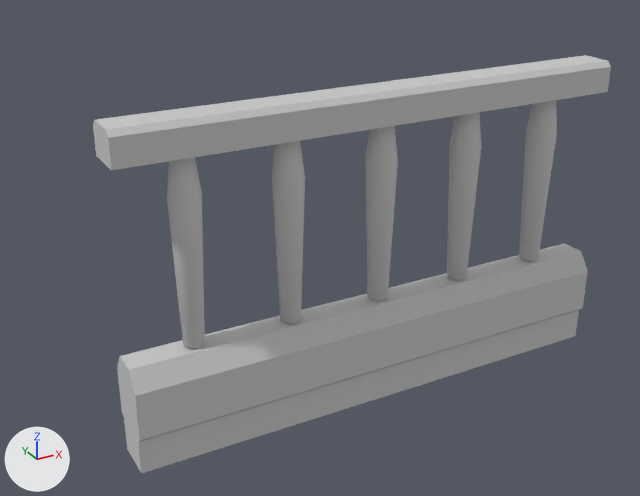
The FBX model Magic Library/Assets/Assets/Art/Meshes/MezzanineWalkway_Fence_LOD01.FBX, before and after one commit.
Rendered twice from a 50 mm camera at (-1.66, -2.57, 1.94) aimed at (-0.04, 0.39, 0.46). Arrows for +X, +Y and +Z are at lower left; the lights stay in place. Where no turn or scale is listed for an object, it has been applied to the vertices.

Names of what the first picture shows: 'MezzanineWalkway_Fence_LOD01'.
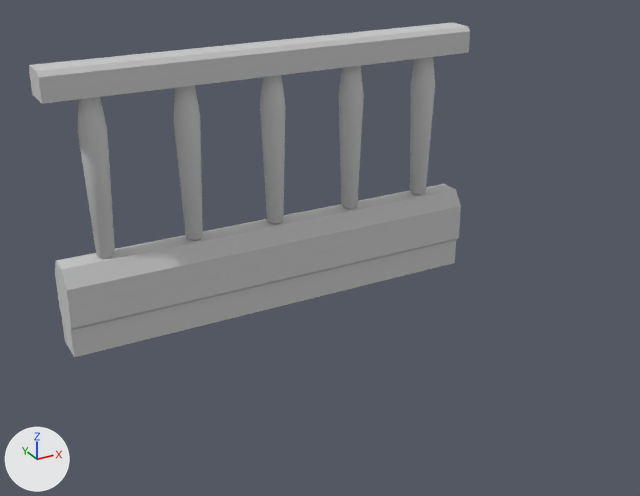
Commit message: added new mezzanine models.

What differs and where, as boxes [x1, y1, x2, y2] in the pictures (640 x 496 px; the box of a moved part takes in the faces that stretch with it):
'MezzanineWalkway_Fence_LOD01', reshaped, moved (15% narrower, 20% shorter): before [93, 55, 611, 473]; after [29, 22, 470, 357]
part 1 of me_mesh, moved or reshaped: before [519, 100, 557, 262]; after [410, 57, 435, 195]
part 2 of me_mesh, moved or reshaped: before [447, 112, 481, 280]; after [339, 66, 364, 209]
part 3 of me_mesh, moved or reshaped: before [272, 141, 305, 324]; after [173, 85, 203, 240]
part 4 of me_mesh, moved or reshaped: before [167, 157, 205, 349]; after [78, 97, 115, 258]

The change, as a list of edits to the scene's bpy script:
```text
Change me_mesh:
    where me_mesh.from_pydata(...)  # 232 vertices, 188 faces; spans x -1.0..1.0, y -0.1..0.1, z 0.0..1.22
    used by ob_mezzaninewalkway_fence_lod01; location = (0.0, 0.0, 0.0)
    me_mesh part 1: the loose piece of 40 vertices spanning x 0.69..0.81, y -0.06..0.06, z 0.4..1.1 is moved by (0.05, 0.0, 0.0)
    me_mesh part 2: the loose piece of 40 vertices spanning x 0.32..0.43, y -0.06..0.06, z 0.4..1.1 is moved by (0.02, 0.0, 0.0)
    me_mesh part 3: the loose piece of 40 vertices spanning x -0.43..-0.32, y -0.06..0.06, z 0.4..1.1 is moved by (-0.03, 0.0, 0.0)
    me_mesh part 4: the loose piece of 40 vertices spanning x -0.81..-0.69, y -0.06..0.06, z 0.4..1.1 is moved by (-0.05, 0.0, 0.0)
Change ob_mezzaninewalkway_fence_lod01:
    ob_mezzaninewalkway_fence_lod01.location: (0.0, 0.0, 0.0) -> (0.0, 0.89, 0.0)
```
